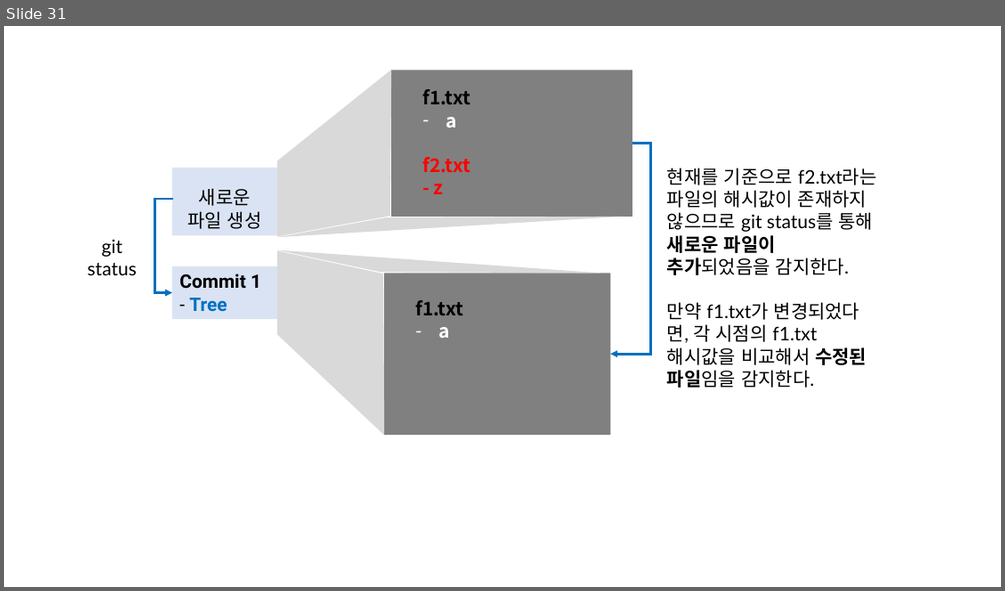
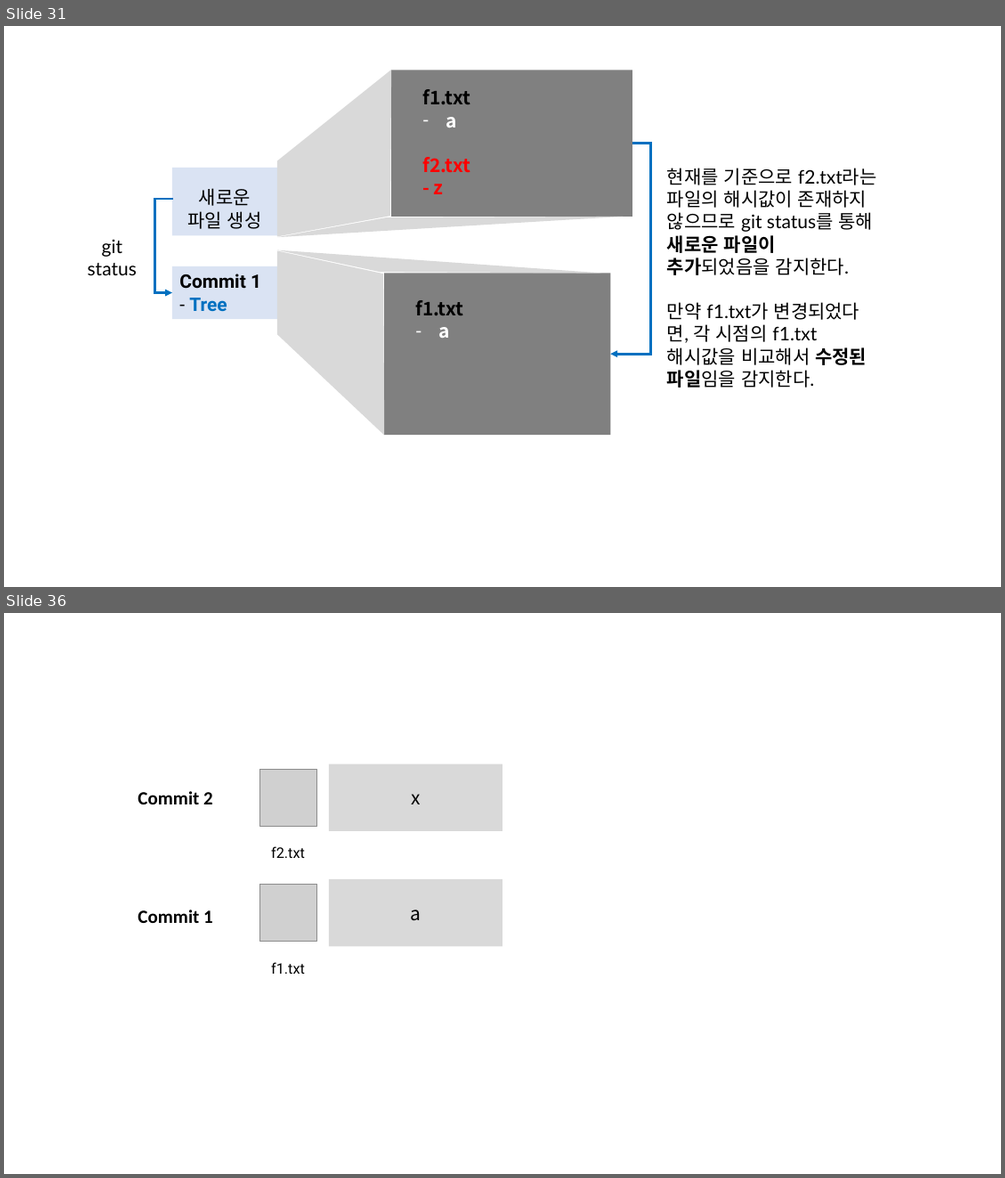
Before and after one commit to Han-Joon-Hyeok/TIL, a slide deck: Git/images/images.pptx. Shown one above the other, each under a label of ours: slide 31 before the commit, slides 31 and 36 after it; the slides between them are not shown. The pictures are 1005x591 and 1005x1178 pixels, drawn with LibreOffice and Linux fonts; fonts in the diff are those of the drawing; grey boxes stand for pictures. Boxes give left, top, right and bottom in pixels: in the first picture for what was removed or moved away, otherwise in the second. Text is boxed around its words. In the diff, an @@ line names an element or a change of style, - is before the commit and + after.

```diff
--- a/Git/images/images.pptx
+++ b/Git/images/images.pptx
@@ slide 36 added at bbox=[4, 613, 1001, 1174], background #FFFFFF @@
@@ group added at bbox=[138, 764, 502, 858]: 2 texts, 1 picture, 1 rectangle @@
+f2.txt
+x
+Commit 2
@@ group added at bbox=[138, 879, 502, 973]: 2 texts, 1 picture, 1 rectangle @@
+f1.txt
+a
+Commit 1
```
Also in this commit, not shown: 16 other slides added, 18 other files.
